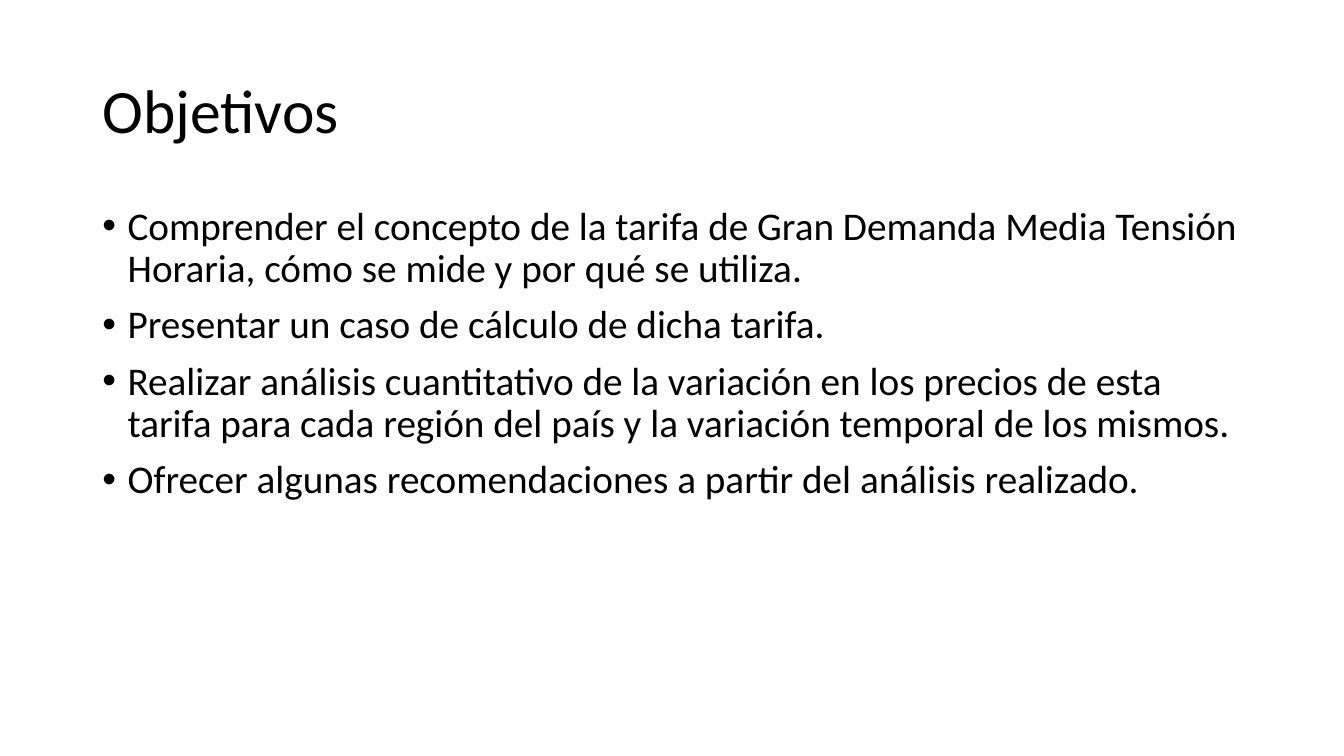
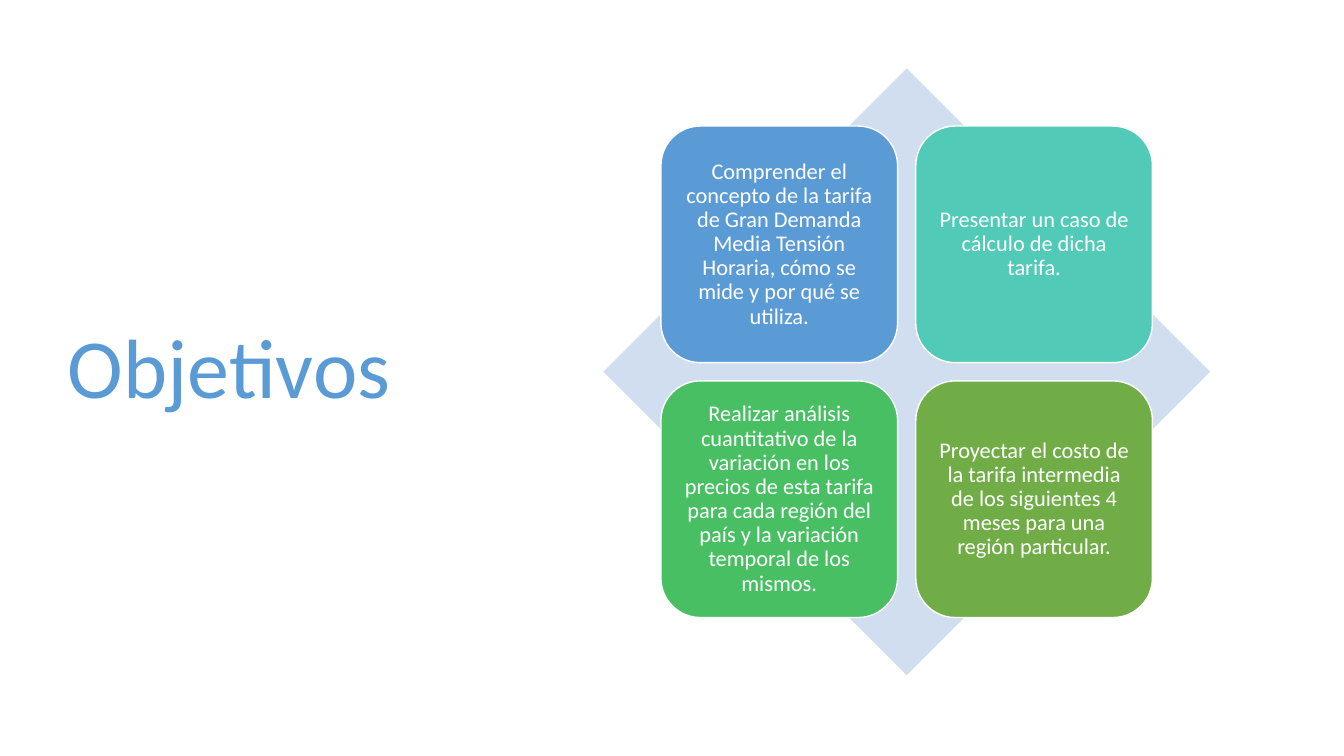
Before and after one commit to Pedri0/CFE_scraping_EDA, a slide deck: slide 3 of presentaciónEDA.pptx. Drawn at 1344x756 pixels with LibreOffice and Linux fonts; fonts in the diff are those of the drawing. Boxes give left, top, right and bottom in pixels: in the first picture for what was removed or moved away, otherwise in the second. Text is boxed around its words. In the diff, an @@ line names an element or a change of style, - is before the commit and + after.

```diff
--- a/presentaciónEDA.pptx
+++ b/presentaciónEDA.pptx
@@ title "Objetivos": place and size @@
-title "Objetivos" at bbox=[102, 90, 338, 144]
+title "Objetivos" at bbox=[68, 339, 390, 413]
@@ title "Objetivos" at bbox=[68, 339, 390, 413]: size 44 to 60 pt, text colour #000000 to #5B9BD5 @@
@@ text removed at bbox=[128, 212, 1236, 500] @@
-• Comprender el concepto de la tarifa de Gran Demanda Media Tensión Horaria, cómo se mide y por qué se utiliza.
-• Presentar un caso de cálculo de dicha tarifa.
-• Realizar análisis cuantitativo de la variación en los precios de esta tarifa para cada región del país y la variación temporal de los mismos.
-• Ofrecer algunas recomendaciones a partir del análisis realizado.
@@ group added at bbox=[604, 69, 1211, 676]: 4 rounded rectangles, 4 texts, 1 diamond @@
+Comprender el concepto de la tarifa de Gran Demanda Media Tensión Horaria, cómo se mide y por qué se utiliza.
+Presentar un caso de cálculo de dicha tarifa.
+Realizar análisis cuantitativo de la variación en los precios de esta tarifa para cada región del país y la variación temporal de los mismos.
+Proyectar el costo de la tarifa intermedia de los siguientes 4 meses para una región particular.
```
Also in this commit, not shown: 18 other slides changed, 6 slides added, 1 other file.
